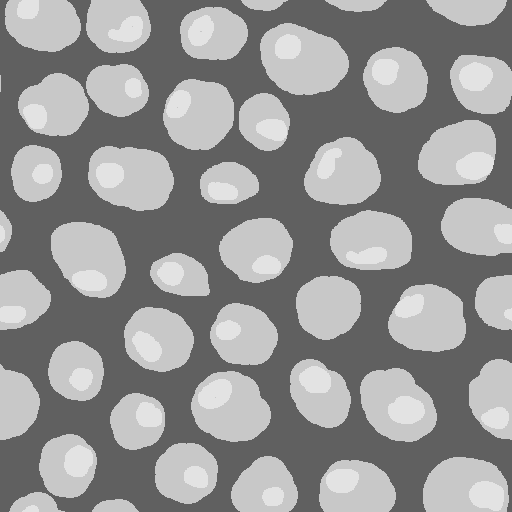
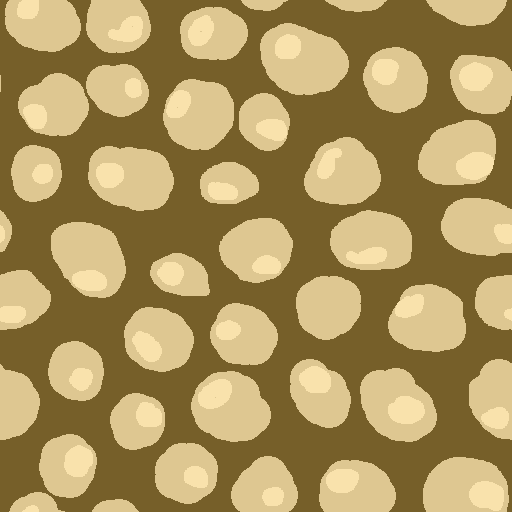
Before/after of a 512 x 512 layered artwork. What changed in the layer stack:
showed "Layer 3" over [0, 0, 512, 512]
